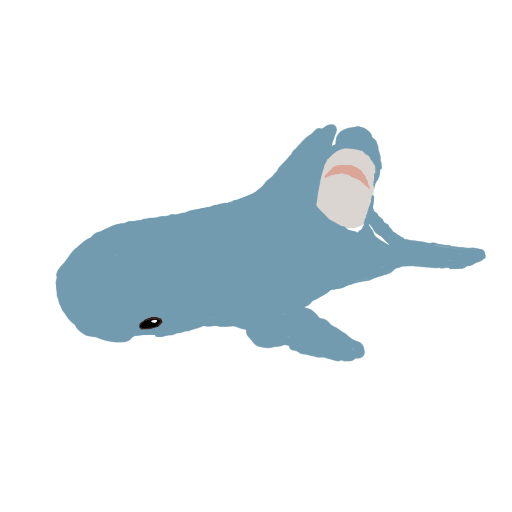
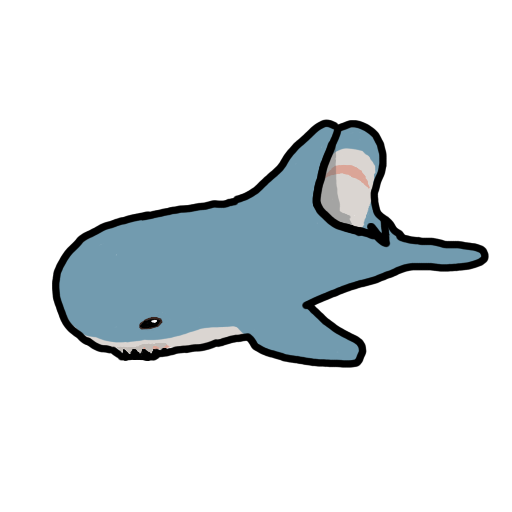
Two versions of the same layered image (512×512). Layer-by-layer changes:
added layer "Paint Layer 5" above "Paint Layer 4" over box(52, 119, 489, 368)
added layer "Paint Layer 4" above "Paint Layer 1" over box(52, 119, 489, 368)
painted on "Paint Layer 1" over box(52, 119, 489, 368)
painted on "Paint Layer 2" over box(64, 128, 384, 368)
added layer "Paint Layer 3" above "Background" over box(64, 320, 192, 361)